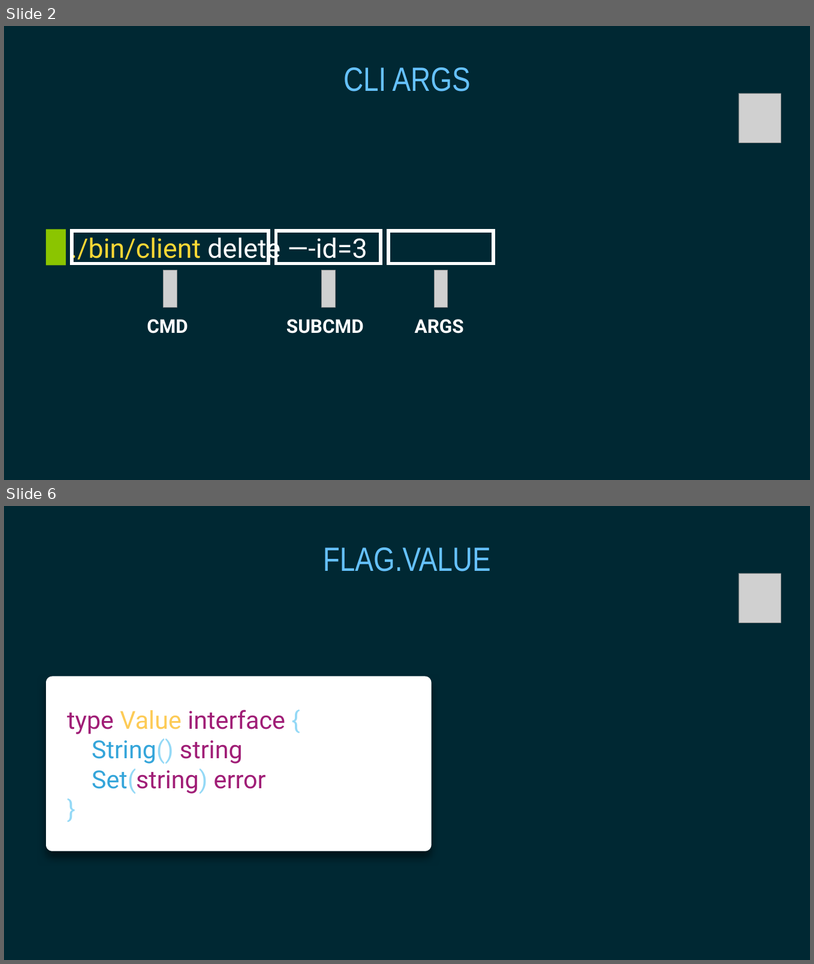
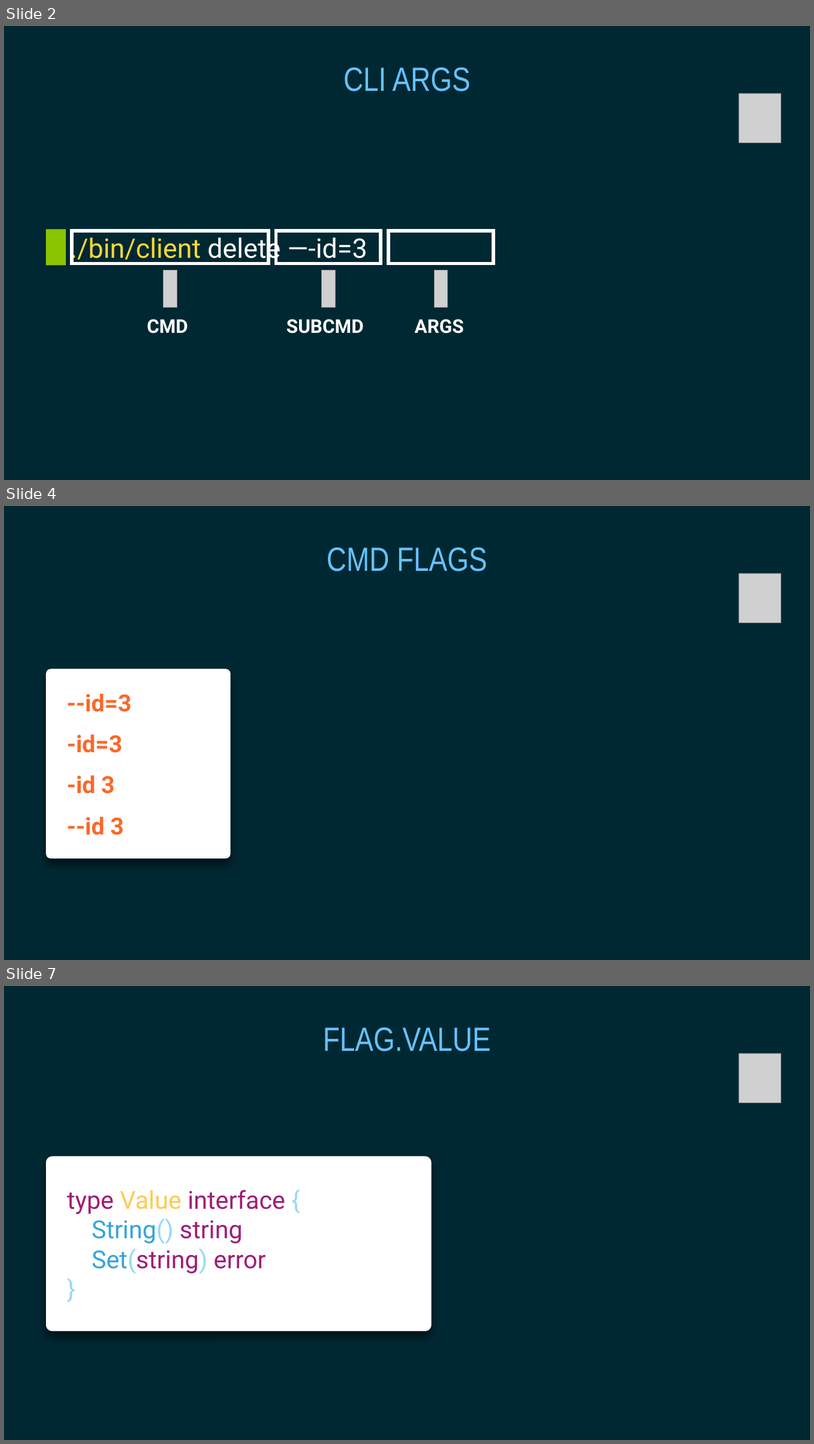
Before and after one commit to gophertuts/reminders-cli, a slide deck: slides/client/CLI Basics.pptx. Shown one above the other, each under a label of ours: slides 2 and 6 before the commit, slides 2, 4 and 7 after it; the slides between them are not shown. The pictures are 814x964 and 814x1444 pixels, drawn with LibreOffice and Linux fonts; fonts in the diff are those of the drawing; grey boxes stand for pictures. Boxes give left, top, right and bottom in pixels: in the first picture for what was removed or moved away, otherwise in the second. Text is boxed around its words. In the diff, an @@ line names an element or a change of style, - is before the commit and + after.

```diff
--- a/slides/client/CLI Basics.pptx
+++ b/slides/client/CLI Basics.pptx
@@ slide 4 added at (4,506,810,960), background #002833 @@
@@ title added at (327,547,487,571), 80 pt, text #66C2FF @@
+CMD FLAGS
@@ picture added at (739,573,781,622) @@
@@ group added at (46,669,230,858): 4 texts, 1 rounded rectangle @@
+--id=3
+-id=3
+-id 3
+--id 3
@@ what was slide 6 is now slide 7 @@
```
Also in this commit, not shown: 3 slides changed, 6 other files.
